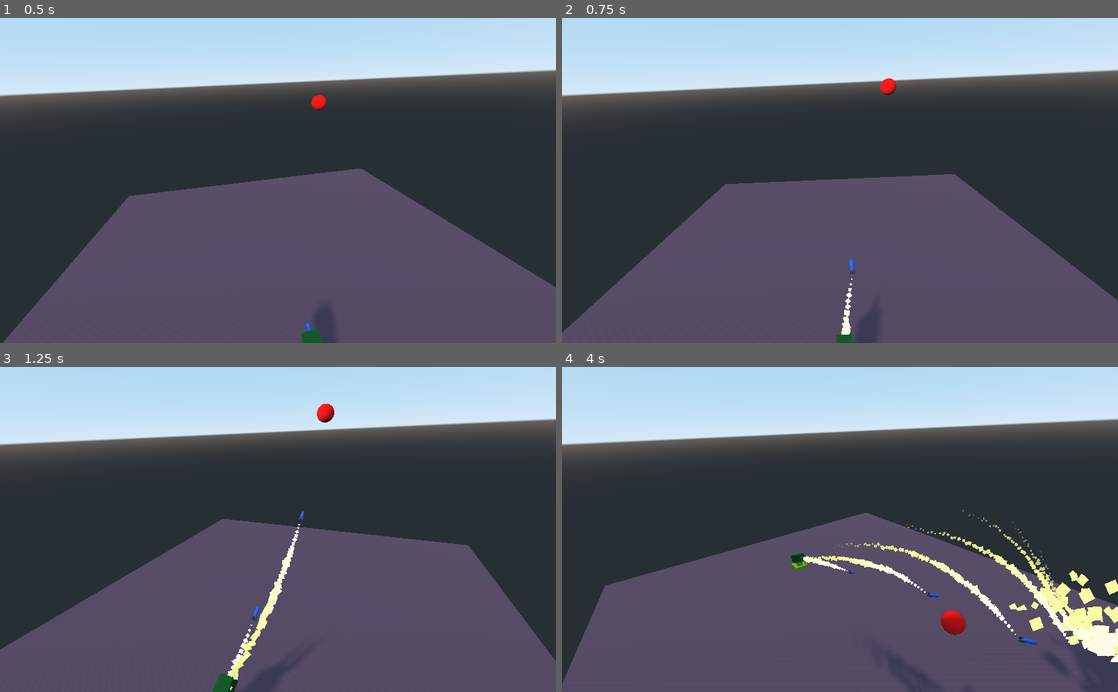
Above: before the commit, frames 1-4 (two rows, left to right).
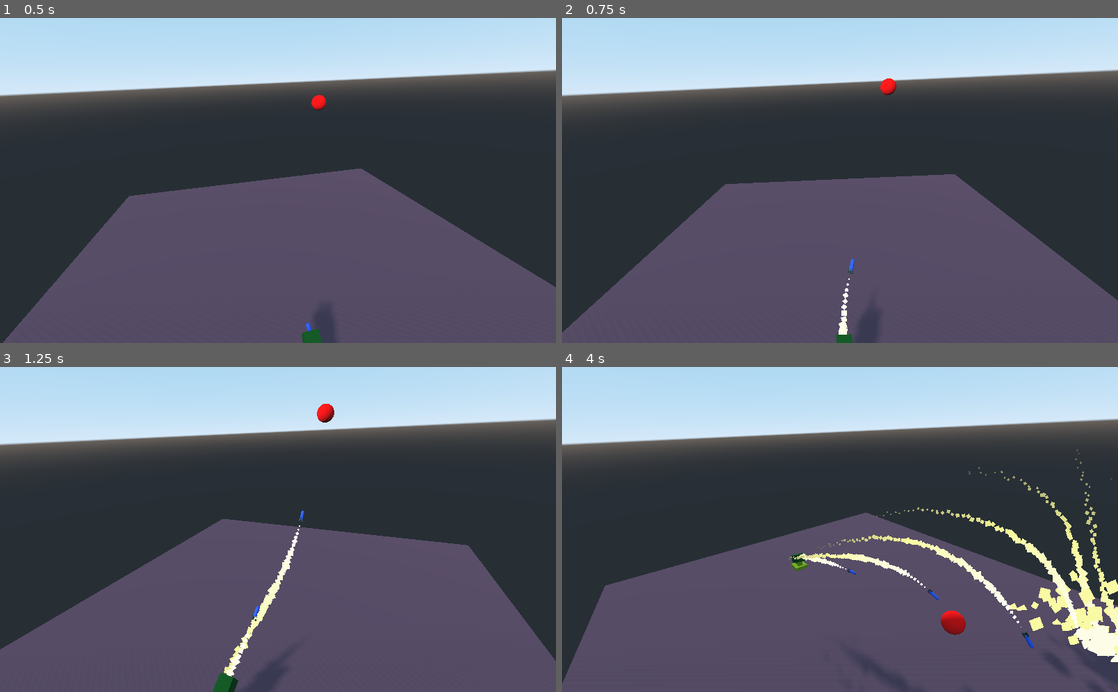
Above: after the commit, the same moments.

Repository: mc-carthy/gdAiBoilerplates
Game: Godot game, scene res://World.tscn
The game is run twice, just before and just after one commit, with the same random seed, the same clock (stepped at 60 frames per second) and the same inputs.
Inputs:
- Up to frame 1 (0.5 s): no input
- Up to frame 2 (0.75 s): no input
- Up to frame 3 (1.25 s): no input
- Up to frame 4 (4 s): no input

Frame 1 is identical in both runs. In frame 2, 0.2% of the frame differs, in the area x 49-53%, y 74-98%; in frame 3, 0.6%; in frame 4, 3.7%, in the area x 40-100%, y 25-100%.

Commit message:
Make use of remote transform to rotate missile

Diff:
--- a/HomingMissiles/Missile.tscn
+++ b/HomingMissiles/Missile.tscn
@@ -77,7 +77,7 @@
 shape = SubResource( 1 )
 
 [node name="Graphics" type="Spatial" parent="."]
-transform = Transform( 7.54979e-08, 1, 0, -1, 7.54979e-08, 0, 0, 0, 1, 0, 0, 0 )
+transform = Transform( -4.37114e-08, -1, 0, 1, -4.37114e-08, 0, 0, 0, 1, 0, 0, 0 )
 
 [node name="TrailParticles" type="Particles" parent="Graphics"]
 transform = Transform( 7.54979e-08, -1, 0, 1, 7.54979e-08, 0, 0, 0, 1, 0, 0, 2.90388 )
@@ -134,5 +134,8 @@
 
 [node name="DirectionRef" type="Spatial" parent="FaceTargetY/FaceTargetX"]
 
+[node name="RemoteTransform" type="RemoteTransform" parent="FaceTargetY/FaceTargetX"]
+remote_path = NodePath("../../../Graphics")
+
 [connection signal="timeout" from="DeleteTimer" to="." method="queue_free"]
 [connection signal="timeout" from="ExplodeTimer" to="." method="explode"]
